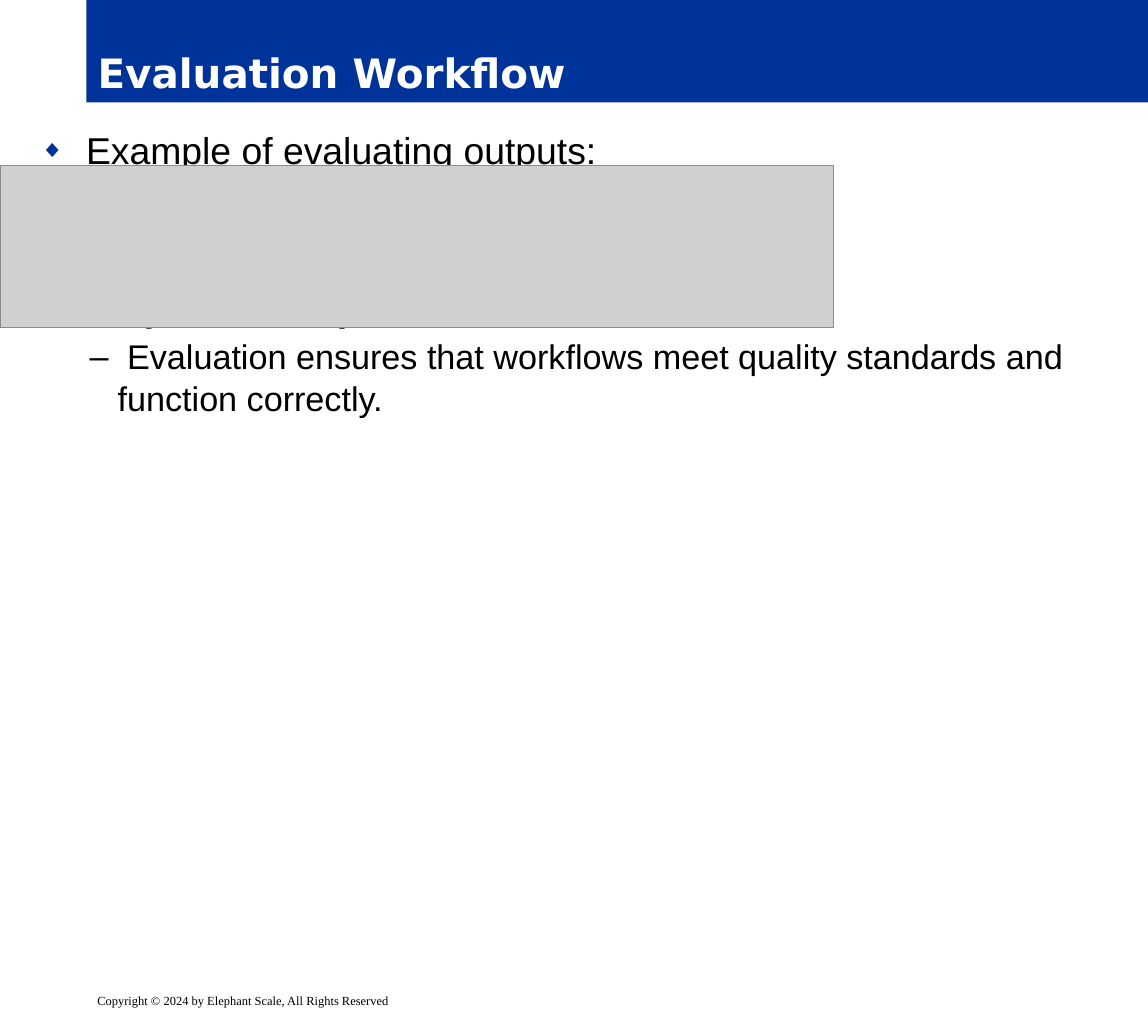
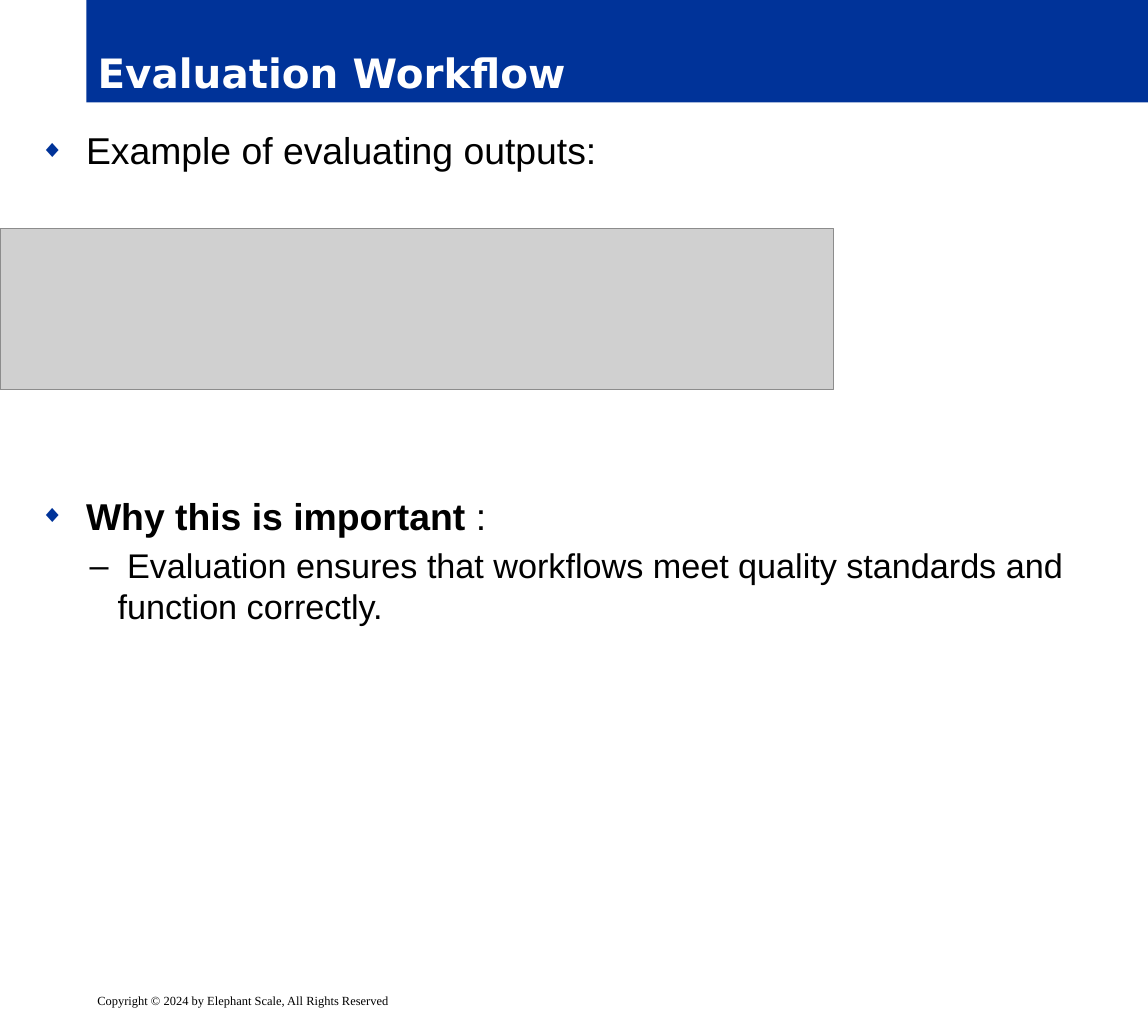
Before and after one commit to elephantscale/es-training-new, a slide deck: slide 25 of building-ai-applications/ready/04__Langchain.pptx. Drawn at 1148x1016 pixels with LibreOffice and Linux fonts; fonts in the diff are those of the drawing; grey boxes stand for pictures; background and template pictures are left out. Boxes give left, top, right and bottom in pixels: in the first picture for what was removed or moved away, otherwise in the second. Text is boxed around its words. In the diff, an @@ line names an element or a change of style, - is before the commit and + after.

```diff
--- a/building-ai-applications/ready/04__Langchain.pptx
+++ b/building-ai-applications/ready/04__Langchain.pptx
@@ text "Example of evaluating outputs:" rewrapped from <box>86,137,1063,417</box> to <box>86,137,1063,626</box> @@
@@ picture: place and size @@
-picture at <box>0,166,833,327</box>
+picture at <box>0,228,833,390</box>
```
Also in this commit, not shown: 10 other slides changed.
